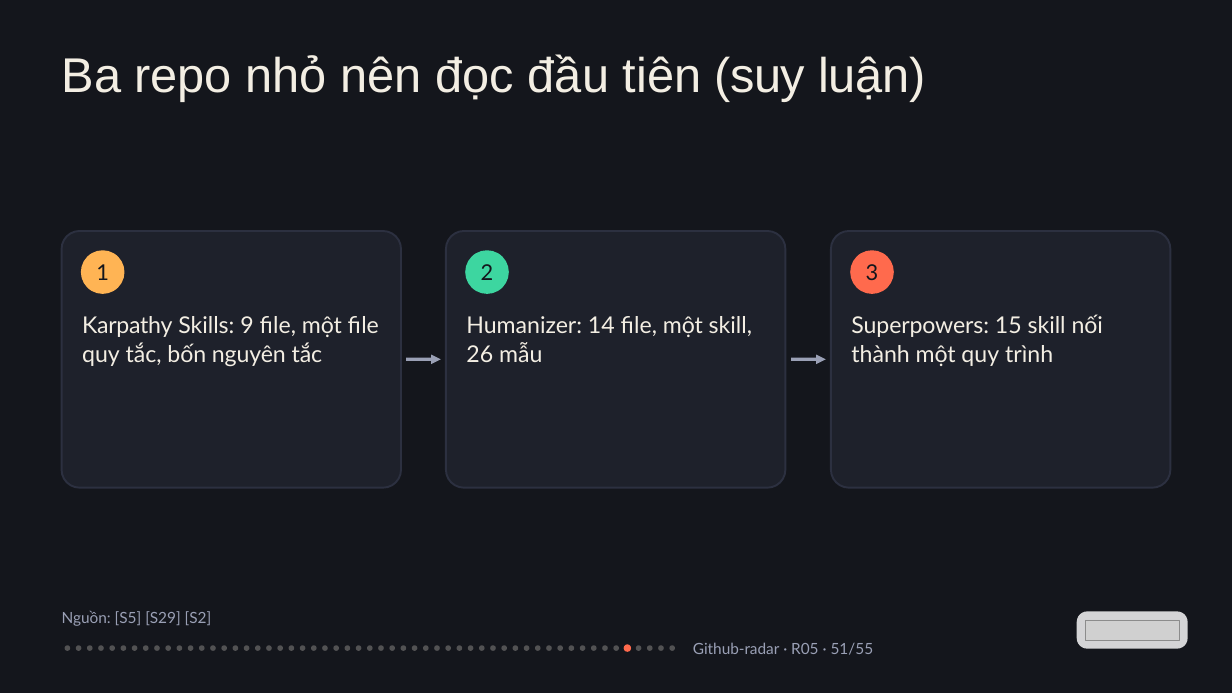
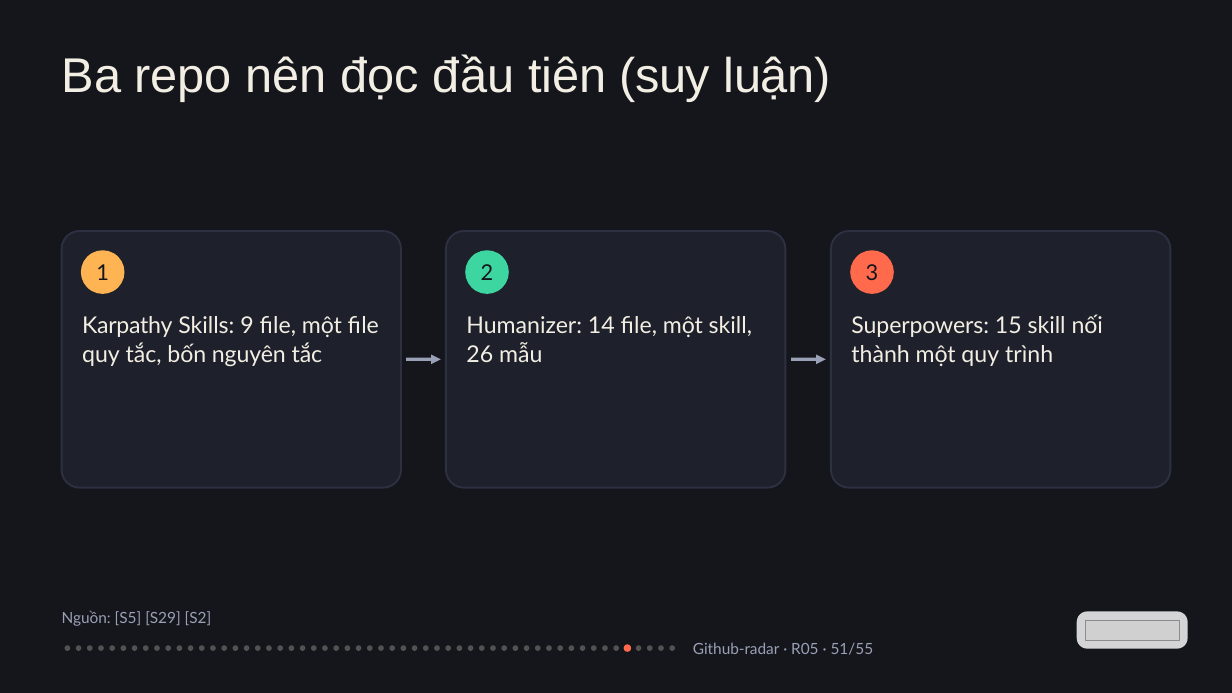
Before and after one commit to vohoailinh90/Github-radar, a slide deck: slide 51 of docs/reports/top30-claude-plugins/top30-claude-plugins.pptx. Drawn at 1232x693 pixels with LibreOffice and Linux fonts; fonts in the diff are those of the drawing; grey boxes stand for pictures. Boxes give left, top, right and bottom in pixels: in the first picture for what was removed or moved away, otherwise in the second. Text is boxed around its words. In the diff, an @@ line names an element or a change of style, - is before the commit and + after.

```diff
--- a/docs/reports/top30-claude-plugins/top30-claude-plugins.pptx
+++ b/docs/reports/top30-claude-plugins/top30-claude-plugins.pptx
@@ text at (x1=62, y1=54, x2=830, y2=101): text changed @@
-Ba repo nhỏ nên đọc đầu tiên (suy luận)
+Ba repo nên đọc đầu tiên (suy luận)
```
Also in this commit, not shown: 4 other slides changed, 3 other files.
